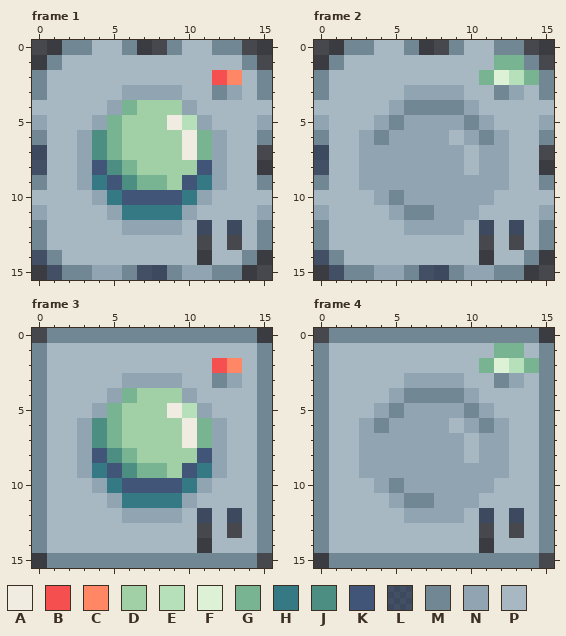
Pixel-art file -- public/assets/graphics/snek-button.ase. That is the earlier state.
16x16 pixels, 9 frames. Shown: frame 1, frame 2, frame 3, frame 4. The commit also changed other frames, which this record leaves out.
Palette (. is transparent): A #f0ece2  B #f54f4f  C #ff8766  D #a1d0a6  E #b5e0ba  F #dcf1d6  G #78b392  H #357985  J #4c8f82  K #405578  L #40557883  M #728794  N #90a5b1  P #a7b8c2
And afterwards:
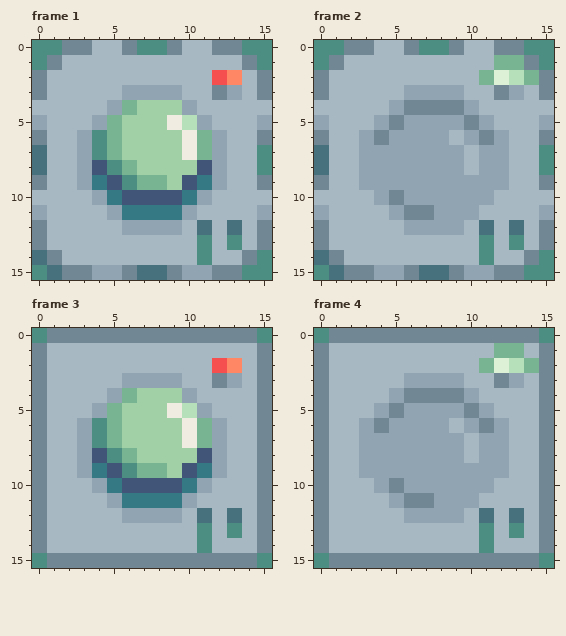
Diff:
layer "bg" now shown
@@ palette @@
-L #40557883
+L #46717d
--- frame 1, layer "bg"
@@ x 0..15 @@
- 0 ..MMPPM..MPPMM..
- 1 .MPPPPPPPPPPPPM.
+ 0 JJMMPPMJJMPPMMJJ
+ 1 JMPPPPPPPPPPPPMJ
  2 MPPPPPPPPPPPBCPM
@@ x 13..15 @@
  6 PPM
- 7 PP.
- 8 PP.
+ 7 PPJ
+ 8 PPJ
  9 PPM
@@ x 0..15 @@
 12 MPPPPPNNNNPLPLPM
-13 MPPPPPPPPPP.P.PM
-14 LMPPPPPPPPP.PPM.
-15 .LMMNNMLLMNNMM..
+13 MPPPPPPPPPPJPJPM
+14 LMPPPPPPPPPJPPMJ
+15 JLMMNNMLLMNNMMJJ
--- frame 2, layer "bg"
@@ x 0..15 @@
- 0 ..MMPPM..MPPMM..
- 1 .MPPPPPPPPPPGGM.
+ 0 JJMMPPMJJMPPMMJJ
+ 1 JMPPPPPPPPPPGGMJ
  2 MPPPPPPPPPPGFEGM
@@ x 13..15 @@
  6 PPM
- 7 PP.
- 8 PP.
+ 7 PPJ
+ 8 PPJ
  9 PPM
@@ x 0..15 @@
 12 MPPPPPNNNNPLPLPM
-13 MPPPPPPPPPP.P.PM
-14 LMPPPPPPPPP.PPM.
-15 .LMMNNMLLMNNMM..
+13 MPPPPPPPPPPJPJPM
+14 LMPPPPPPPPPJPPMJ
+15 JLMMNNMLLMNNMMJJ
--- frame 3, layer "bg"
@@ x 0..15 @@
- 0 .MMMMMMMMMMMMMM.
+ 0 JMMMMMMMMMMMMMMJ
  1 MPPPPPPPPPPPPPPM
@@ x 0..15 @@
 12 MPPPPPNNNNPLPLPM
-13 MPPPPPPPPPP.P.PM
-14 MPPPPPPPPPP.PPPM
-15 .MMMMMMMMMMMMMM.
+13 MPPPPPPPPPPJPJPM
+14 MPPPPPPPPPPJPPPM
+15 JMMMMMMMMMMMMMMJ
--- frame 4, layer "bg"
@@ x 0..15 @@
- 0 .MMMMMMMMMMMMMM.
+ 0 JMMMMMMMMMMMMMMJ
  1 MPPPPPPPPPPPGGPM
@@ x 0..15 @@
 12 MPPPPPNNNNPLPLPM
-13 MPPPPPPPPPP.P.PM
-14 MPPPPPPPPPP.PPPM
-15 .MMMMMMMMMMMMMM.
+13 MPPPPPPPPPPJPJPM
+14 MPPPPPPPPPPJPPPM
+15 JMMMMMMMMMMMMMMJ
